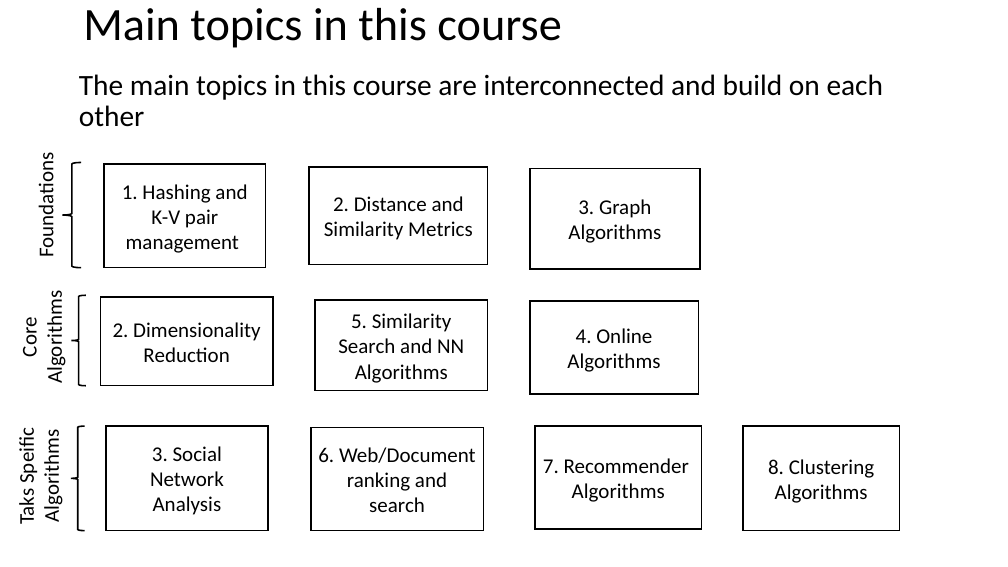
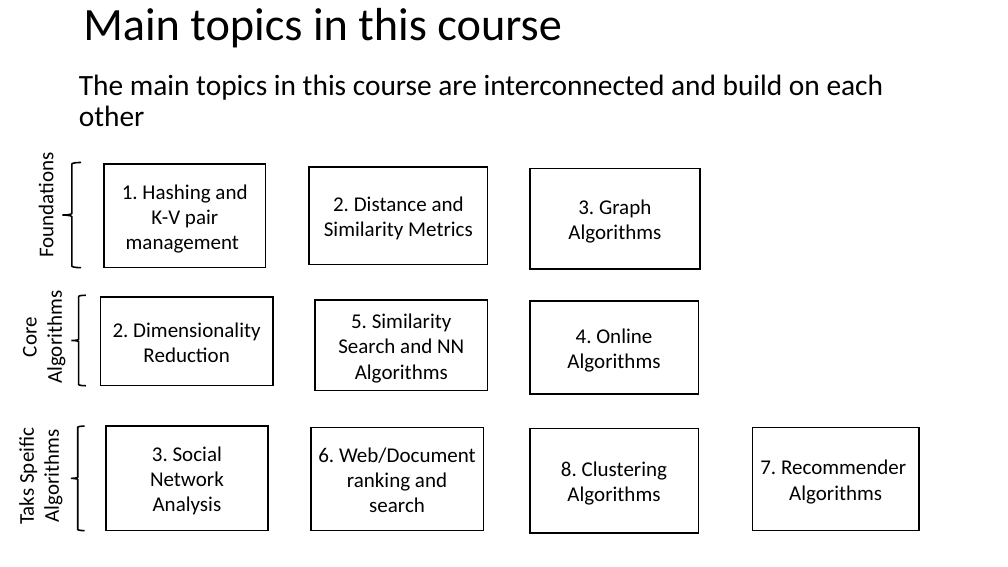
Before and after one commit to jonahneu/CSCI-E-108, a slide deck: slide 15 of slides/1_Introduction.pptx. Drawn at 1008x567 pixels with LibreOffice and Linux fonts; fonts in the diff are those of the drawing. Boxes give left, top, right and bottom in pixels: in the first picture for what was removed or moved away, otherwise in the second. Text is boxed around its words. In the diff, an @@ line names an element or a change of style, - is before the commit and + after.

Commit message:
Updated course introduction

```diff
--- a/slides/1_Introduction.pptx
+++ b/slides/1_Introduction.pptx
@@ rectangle "8. Clustering Algorithms": place and size @@
-rectangle "8. Clustering Algorithms" at bbox=[743, 426, 900, 531]
+rectangle "8. Clustering Algorithms" at bbox=[530, 429, 699, 533]
@@ rectangle "7. Recommender Algorithms": place and size @@
-rectangle "7. Recommender Algorithms" at bbox=[535, 426, 702, 529]
+rectangle "7. Recommender Algorithms" at bbox=[752, 428, 920, 531]
```
Also in this commit, not shown: 2 other slides changed, 1 slide added.
